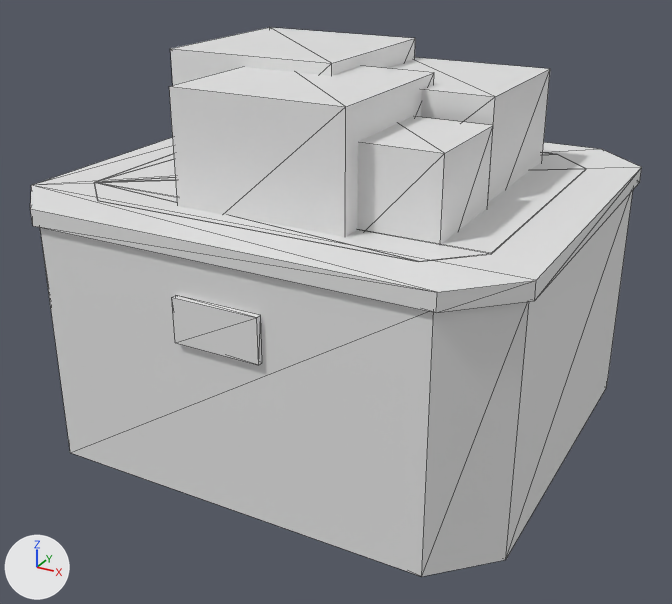
The OBJ model Models/vge_spacer_box_electronics.obj, before and after one commit.
Rendered twice from a camera (50 mm lens) standing at (0.796, -1.486, 0.962) and looking at (0.006, -0.05, 0.244). Every picture has the same lights, and +X, +Y and +Z are marked at lower left. The picture after the commit comes second. Mesh edges are drawn as thin lines. Materials are left out; every surface is plain grey. Where no turn or scale is listed for an object, it has been applied to the vertices.

Objects in the first picture: 'vge_spacer_box_electronics_0', 'vge_spacer_box_electronics_1', 'vge_spacer_box_electronics_2', 'vge_spacer_box_electronics_3', 'vge_spacer_box_electronics_4', 'vge_spacer_box_electronics_5', 'vge_spacer_box_electronics_6', 'vge_spacer_box_electronics_7'.
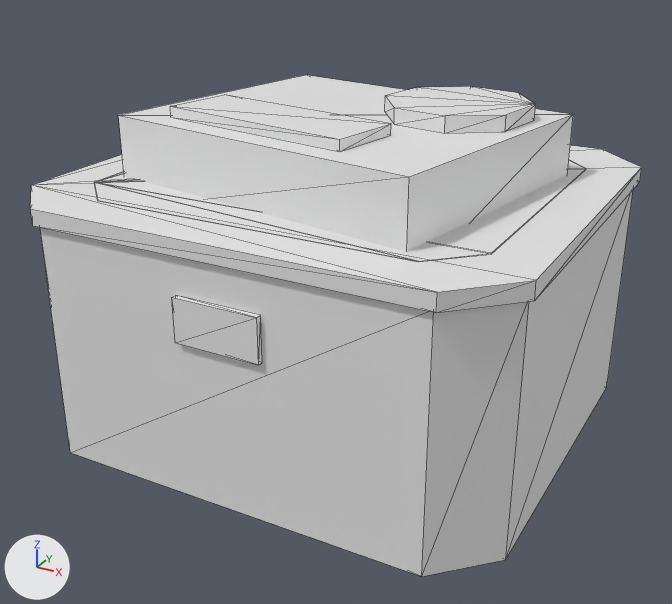
The change, as a list of edits to the scene's bpy script:
```text
Change me_vge_spacer_box_electronics_4:
    used by ob_vge_spacer_box_electronics_4; location = (0.0, 0.0, 0.0)
    remove me_vge_spacer_box_electronics_4.from_pydata(...)  # 8 vertices, 12 faces; spans x -0.32..0.02, y -0.09..0.25, z 0.4..0.7
    add me_vge_spacer_box_electronics_4.from_pydata(...)  # 8 vertices, 12 faces; spans x -0.36..0.36, y -0.313..0.313, z 0.42..0.594
    me_vge_spacer_box_electronics_4 part 1: the whole mesh is rebuilt
Change me_vge_spacer_box_electronics_5:
    used by ob_vge_spacer_box_electronics_5; location = (0.0, 0.0, 0.0)
    remove me_vge_spacer_box_electronics_5.from_pydata(...)  # 8 vertices, 12 faces; spans x -0.01..0.29, y -0.03..0.27, z 0.4..0.66
    add me_vge_spacer_box_electronics_5.from_pydata(...)  # 24 vertices, 40 faces; spans x -0.266..0.315, y -0.237..0.218, z 0.594..0.623
    me_vge_spacer_box_electronics_5 part 2: the whole mesh is rebuilt
Remove ob_vge_spacer_box_electronics_6:
    ob_vge_spacer_box_electronics_6 = bpy.data.objects.new('vge_spacer_box_electronics_6', me_vge_spacer_box_electronics_6)
    ob_vge_spacer_box_electronics_6.location = (0.0, 0.0, 0.0)
Remove ob_vge_spacer_box_electronics_7:
    ob_vge_spacer_box_electronics_7 = bpy.data.objects.new('vge_spacer_box_electronics_7', me_vge_spacer_box_electronics_7)
    ob_vge_spacer_box_electronics_7.location = (0.0, 0.0, 0.0)
```

Pixel boxes [x1, y1, x2, y2] of what changed, in the pictures (672 x 604 px):
'vge_spacer_box_electronics_4', reshaped
    before: [170, 27, 415, 85]
    after: [118, 75, 573, 252]
'vge_spacer_box_electronics_6', deleted
    before: [169, 66, 434, 237]
'vge_spacer_box_electronics_5', reshaped
    before: [390, 57, 550, 202]
    after: [170, 86, 536, 152]
'vge_spacer_box_electronics_7', deleted
    before: [357, 116, 493, 244]
